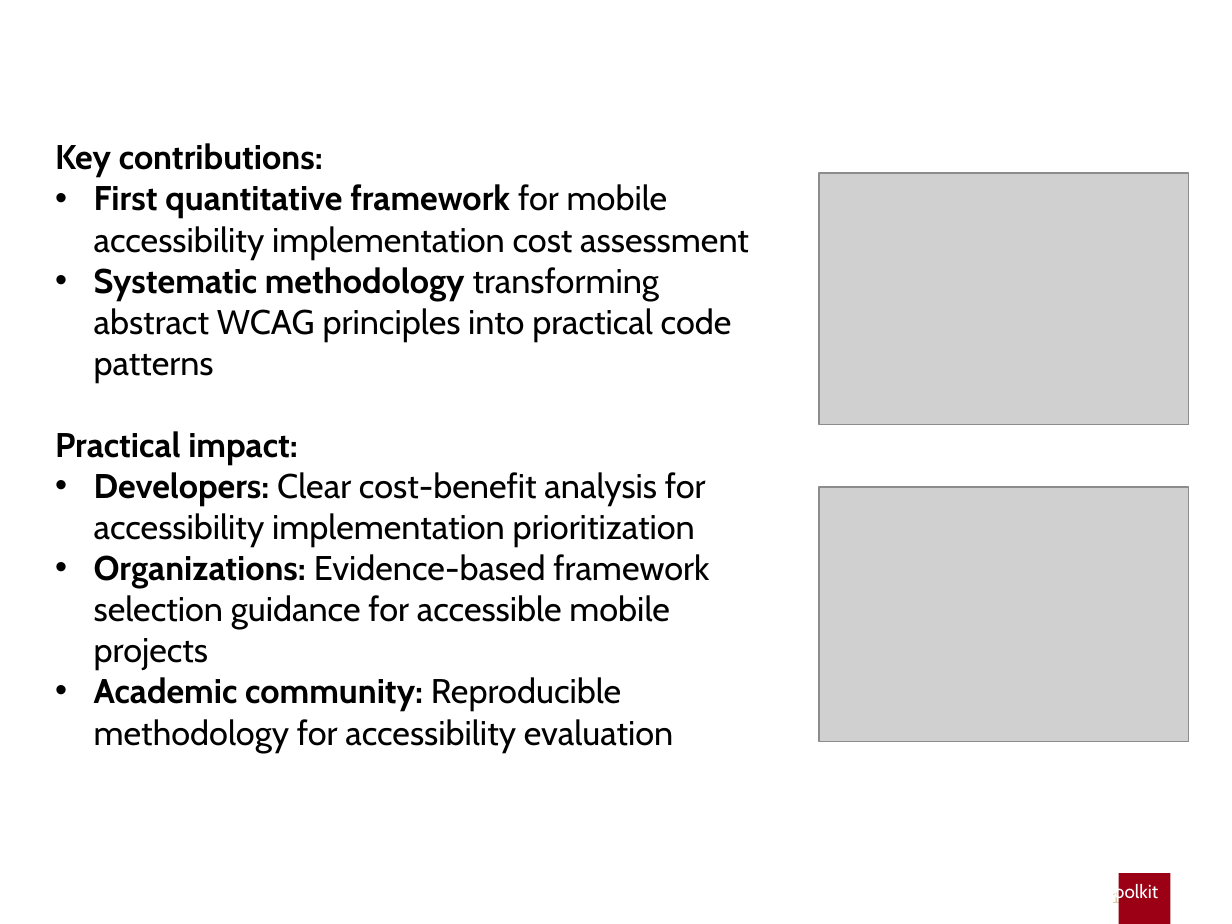
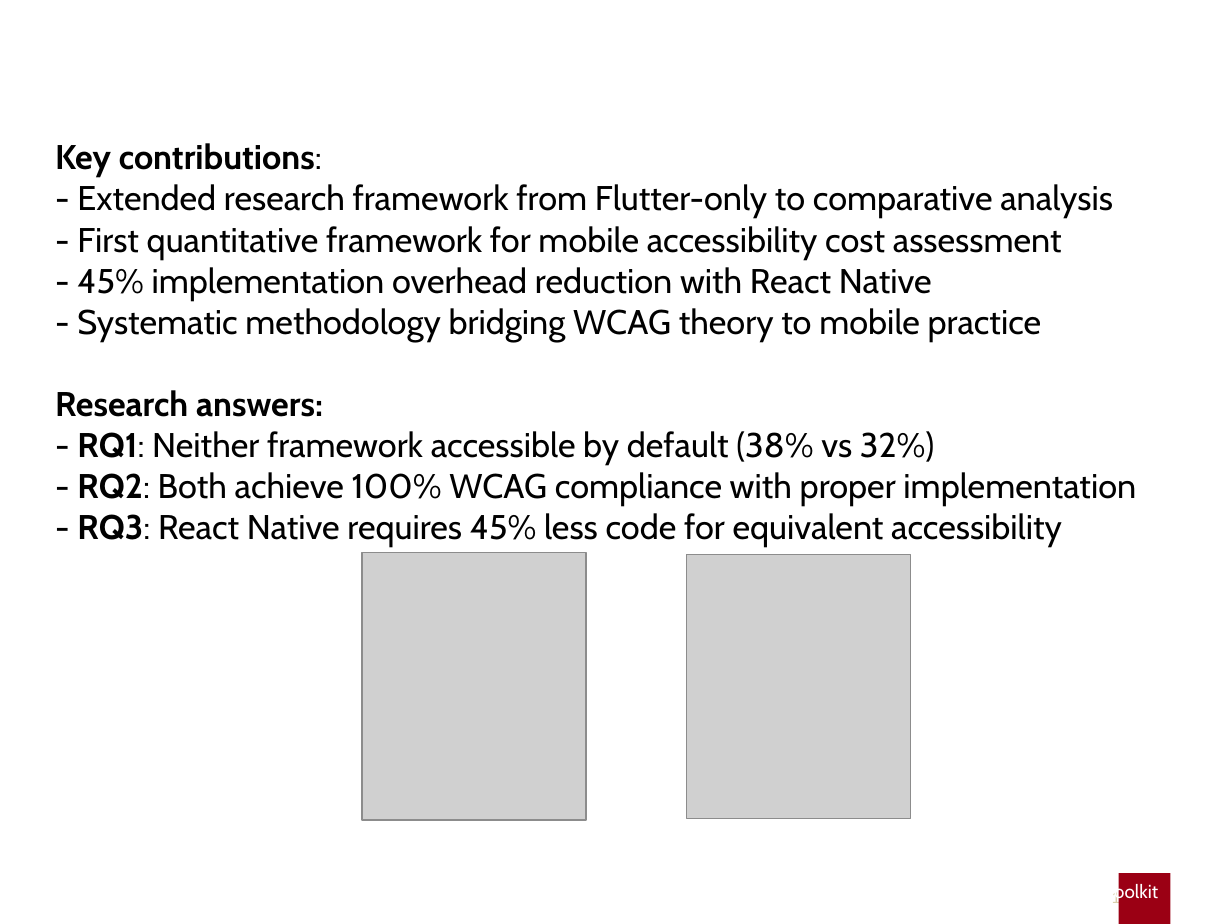
Before and after one commit to gabrielrovesti/Master-Thesis-UniPD, a slide deck: slide 16 of Thesis Presentation/Presentation Gabriel Rovesti.pptx (slide 17 before the commit). Drawn at 1232x924 pixels with LibreOffice and Linux fonts; fonts in the diff are those of the drawing; grey boxes stand for pictures; background and template pictures are left out. Boxes give left, top, right and bottom in pixels: in the first picture for what was removed or moved away, otherwise in the second. Text is boxed around its words. In the diff, an @@ line names an element or a change of style, - is before the commit and + after.

```diff
--- a/Thesis Presentation/Presentation Gabriel Rovesti.pptx
+++ b/Thesis Presentation/Presentation Gabriel Rovesti.pptx
@@ text at (55, 143, 322, 178): bold off in "contributions:" @@
@@ picture removed at (819, 172, 1189, 424) @@
@@ text at (55, 184, 1136, 548): text changed @@
-• First quantitative framework for mobile accessibility implementation cost assessment
-• Systematic methodology transforming abstract WCAG principles into practical code patterns
-Practical impact:
-• Developers: Clear cost-benefit analysis for accessibility implementation prioritization
-• Organizations: Evidence-based framework selection guidance for accessible mobile projects
-• Academic community: Reproducible methodology for accessibility evaluation
+- Extended research framework from Flutter-only to comparative analysis
+- First quantitative framework for mobile accessibility cost assessment
+- 45% implementation overhead reduction with React Native
+- Systematic methodology bridging WCAG theory to mobile practice
+Research answers:
+- RQ1: Neither framework accessible by default (38% vs 32%)
+- RQ2: Both achieve 100% WCAG compliance with proper implementation
+- RQ3: React Native requires 45% less code for equivalent accessibility
@@ picture removed at (819, 487, 1189, 742) @@
@@ picture added at (362, 553, 586, 821) @@
@@ picture added at (686, 554, 910, 818) @@
```
Also in this commit, not shown: 7 other slides changed, 1 slide removed, 6 other files.
